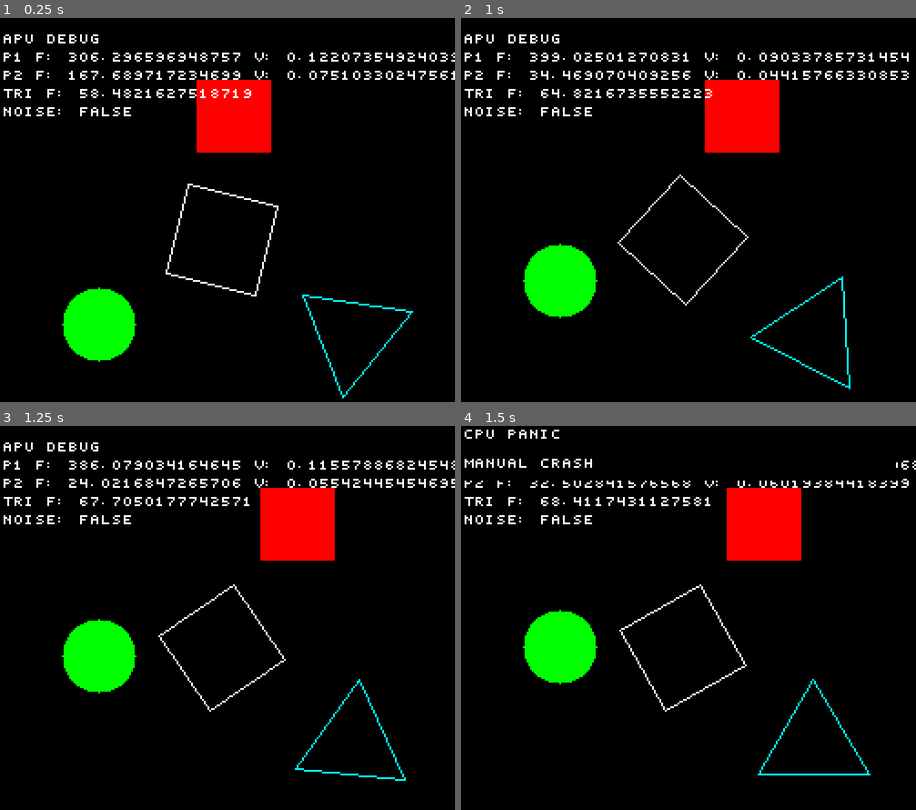
Above: before the commit, frames 1-4 (two rows, left to right).
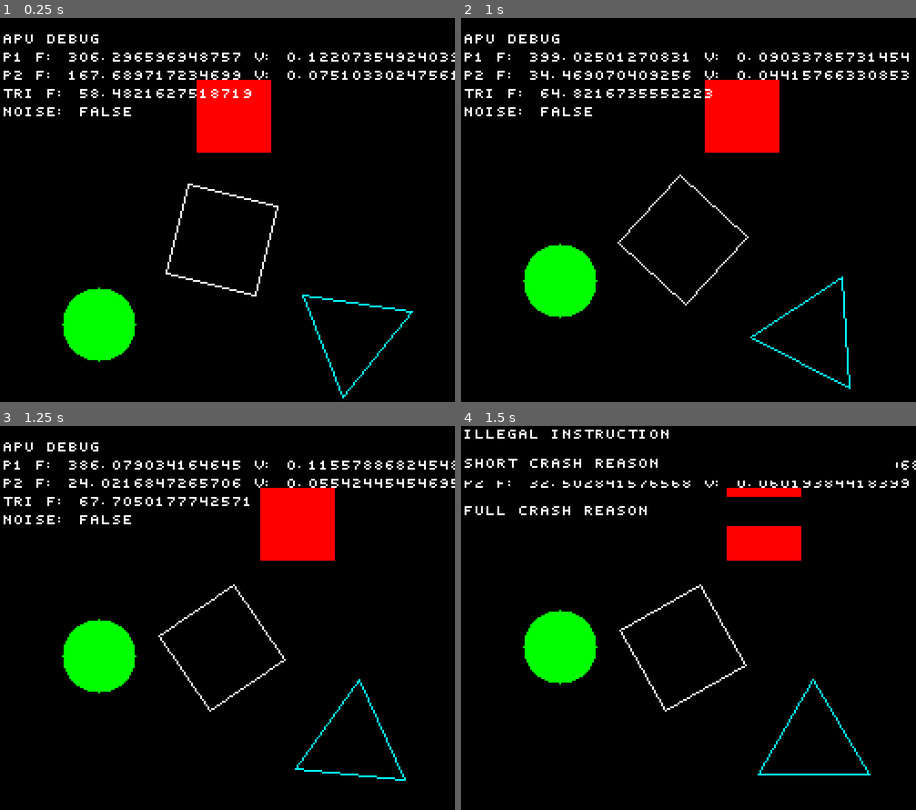
Above: after the commit, the same moments.

Repository: GattoDev-debug/HW-SW
Game: Godot game, scene res://main.tscn
The game is run twice, just before and just after one commit, with the same random seed, the same clock (stepped at 60 frames per second) and the same inputs.
Inputs:
- Up to frame 1 (0.25 s): no input
- Up to frame 2 (1 s): tap Enter (ui_accept) at 0.5, 0.77 s
- Up to frame 3 (1.25 s): no input
- Up to frame 4 (1.5 s): hold Page Down (ui_page_down) from 1.28 s (still down)

Frames 1-3 are identical in both runs. In frame 4, 2.8% of the frame differs, in the area x 0-75%, y 0-27%.

Commit message:
add "full reason" for crashes

Diff:
--- a/Hardware/CPU.gd
+++ b/Hardware/CPU.gd
@@ -62,36 +62,40 @@
 
 	print("CPU RESUMED")
 ## Panic! Crashes Game.
-func panic(reason: String):
+func panic(short_reason: String,full_reason : String = short_reason):
 
 	crashed = true
 	halted = true
 
-	print("")
 	print("CPU PANIC")
-	print(reason)
 
-	emit_signal("cpu_panic", reason)
 
-	show_panic_screen(reason)
-func show_panic_screen(reason: String):
+	emit_signal("cpu_panic", short_reason)
 
-	# background for title
+	show_panic_screen(short_reason,full_reason)
+func show_panic_screen(short_reason: String,full_reason: String = short_reason):
+	#ppu.test_pattern()
+	await get_tree().process_frame
 	ppu.rectfill(4, 4, 120, 16, Color.BLACK)
-
+	ppu.rectfill(4, 20, 240, 16, Color.BLACK)
+	ppu.rectfill(4, 45, 240, 16, Color.BLACK)
+	await get_tree().process_frame
 	ppu.text(
 		8,
 		8,
-		"CPU PANIC",
+		"ILLEGAL INSTRUCTION",
 		Color.WHITE
 	)
-
-	# background for reason text
-	ppu.rectfill(4, 20, 240, 16, Color.BLACK)
 
 	ppu.text(
 		8,
 		24,
-		reason,
+		short_reason,
 		Color.WHITE
 	)
+	ppu.text(
+		8,
+		50,
+		full_reason,
+		Color.WHITE
+	)
--- a/Software/ROM.gd
+++ b/Software/ROM.gd
@@ -22,7 +22,7 @@
 	update_text()
 
 	if Input.is_action_just_pressed("ui_page_down"):
-		cpu.panic("MANUAL CRASH")
+		cpu.panic("short crash reason","full crash reason")
 func update_text() -> void:
 
 
